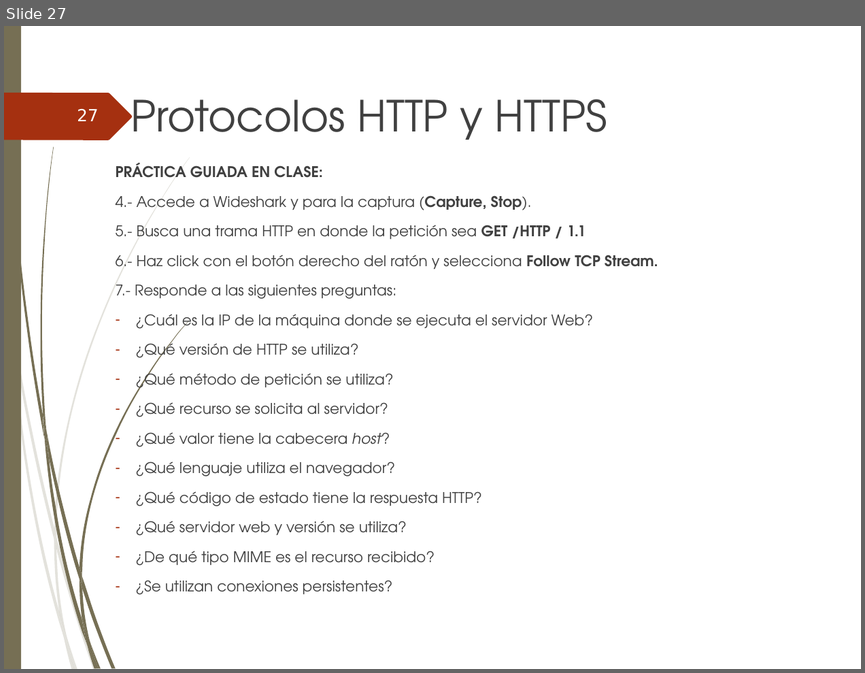
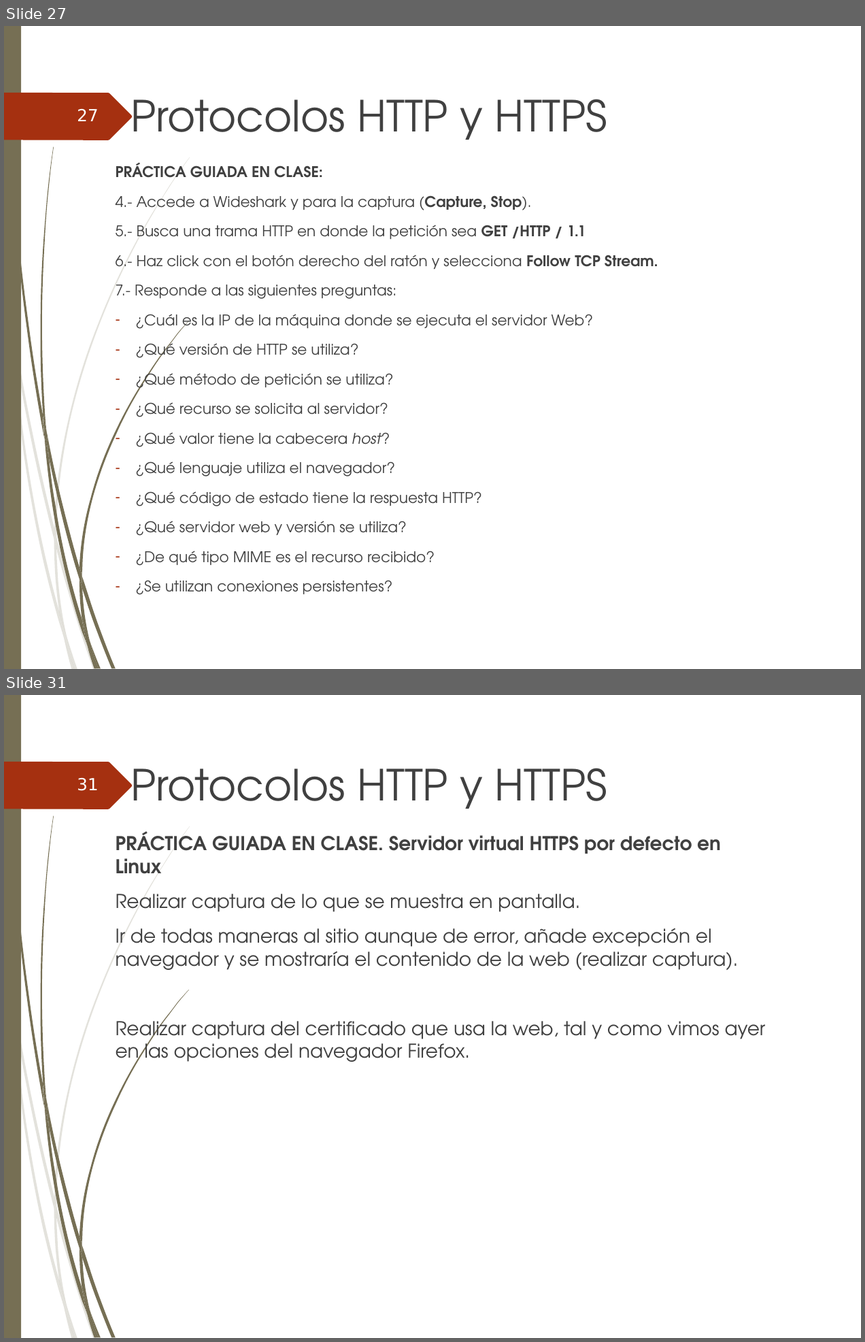
Before and after one commit to ammDAW/daw, a slide deck: 2_DAW/DAW - Beatriz/Unidad2/UT2_Administracion de servidores web.ppt. Shown one above the other, each under a label of ours: slide 27 before the commit, slides 27 and 31 after it; the slides between them are not shown. The pictures are 865x673 and 865x1342 pixels, drawn with LibreOffice and Linux fonts; fonts in the diff are those of the drawing; background and template pictures are left out. Boxes give left, top, right and bottom in pixels: in the first picture for what was removed or moved away, otherwise in the second. Text is boxed around its words. In the diff, an @@ line names an element or a change of style, - is before the commit and + after.

```diff
--- a/2_DAW/DAW - Beatriz/Unidad2/UT2_Administracion de servidores web.ppt
+++ b/2_DAW/DAW - Beatriz/Unidad2/UT2_Administracion de servidores web.ppt
@@ slide 31 added at (4, 695, 861, 1338), background picture (left out); not listed: 24 template elements that a slide beside it also shows @@
@@ title added at (130, 768, 607, 809), 36 pt, text #404040 @@
+Protocolos HTTP y HTTPS
@@ page number added at (77, 778, 98, 791), 14 pt, text #FEFFFF @@
+31
@@ text added at (116, 831, 766, 1067), 16 pt, text #404040 @@
+PRÁCTICA GUIADA EN CLASE. Servidor virtual HTTPS por defecto en Linux
+Realizar captura de lo que se muestra en pantalla.
+Ir de todas maneras al sitio aunque de error, añade excepción el navegador y se mostraría el contenido de la web (realizar captura).
+Realizar captura del certificado que usa la web, tal y como vimos ayer en las opciones del navegador Firefox.
```
Also in this commit, not shown: 2 slides changed, 10 other slides added, 2 other files.
